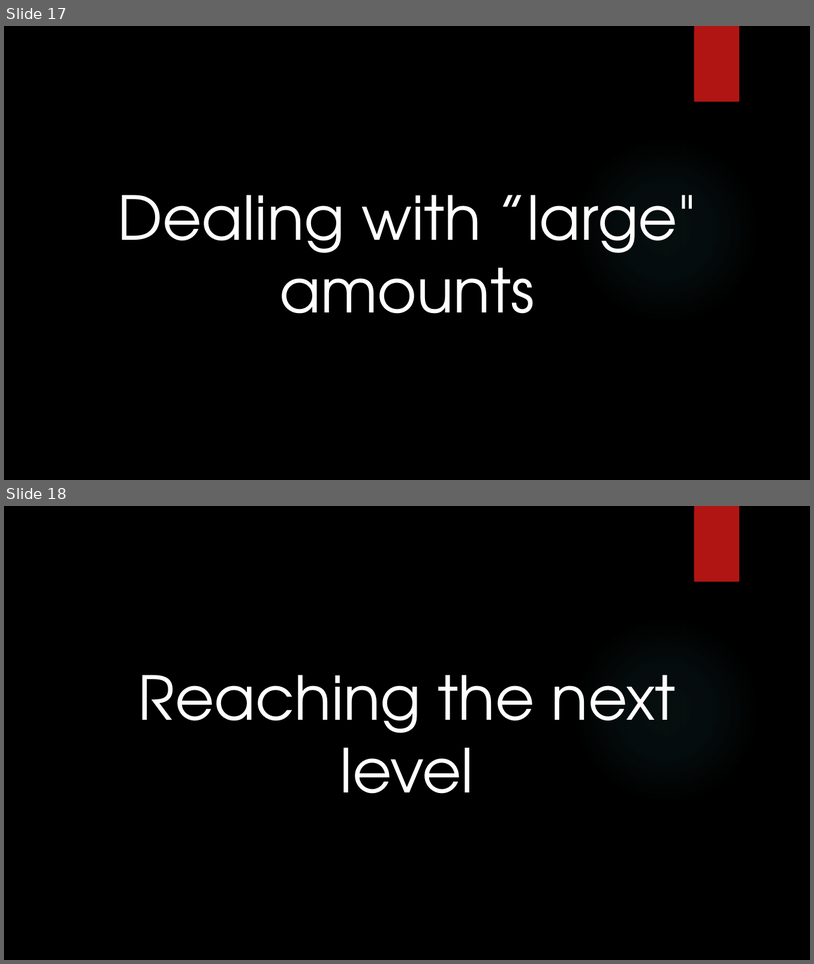
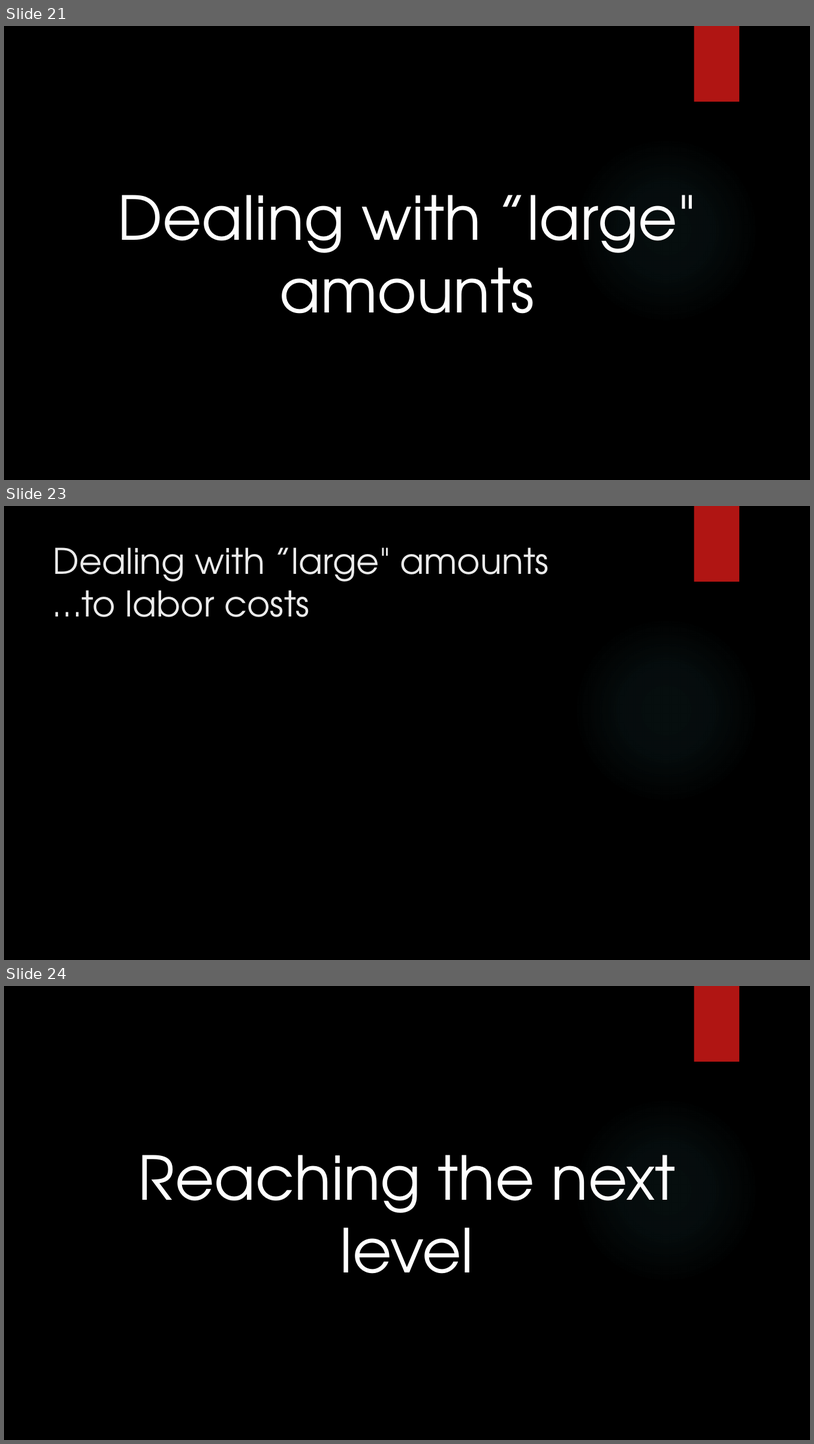
Before and after one commit to dennisdietrich/First180Days, a slide deck: Sitting in meetings all day long.pptx. Shown one above the other, each under a label of ours: slides 17 and 18 before the commit, slides 21, 23 and 24 after it; the slides between them are not shown. The pictures are 814x964 and 814x1444 pixels, drawn with LibreOffice and Linux fonts; fonts in the diff are those of the drawing; background and template pictures are left out. Boxes give left, top, right and bottom in pixels: in the first picture for what was removed or moved away, otherwise in the second. Text is boxed around its words. In the diff, an @@ line names an element or a change of style, - is before the commit and + after.

```diff
--- a/Sitting in meetings all day long.pptx
+++ b/Sitting in meetings all day long.pptx
@@ slide 23 added at (4, 506, 810, 960), background picture (left out); not listed: 2 template elements that a slide beside it also shows @@
@@ title added at (53, 547, 549, 617), 42 pt, text #EBEBEB @@
+Dealing with ”large" amounts
+…to labor costs
@@ what was slide 17 is now slide 21 @@
@@ what was slide 18 is now slide 24 @@
```
Also in this commit, not shown: 1 slide changed, 8 other slides added.
